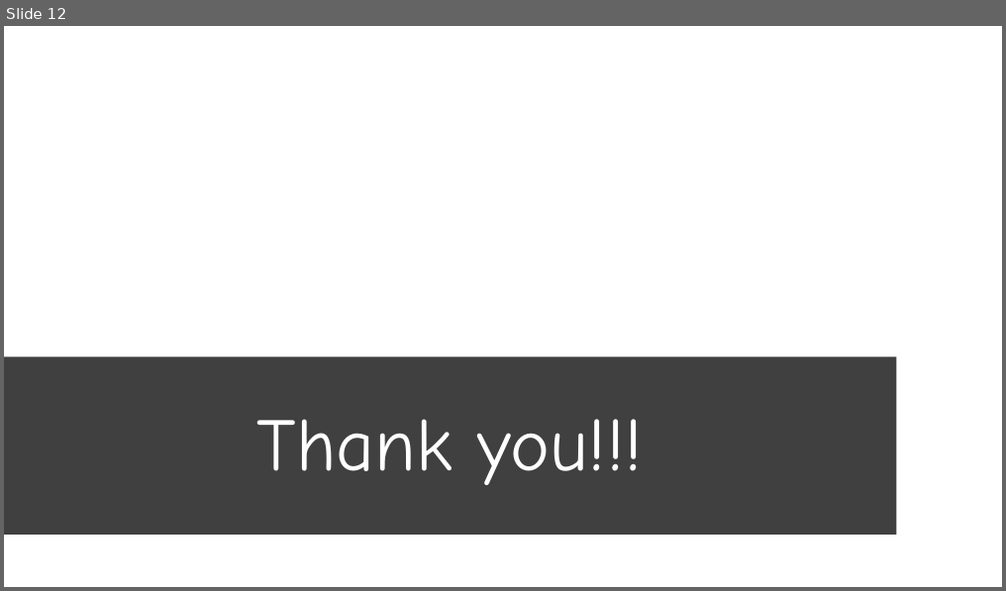
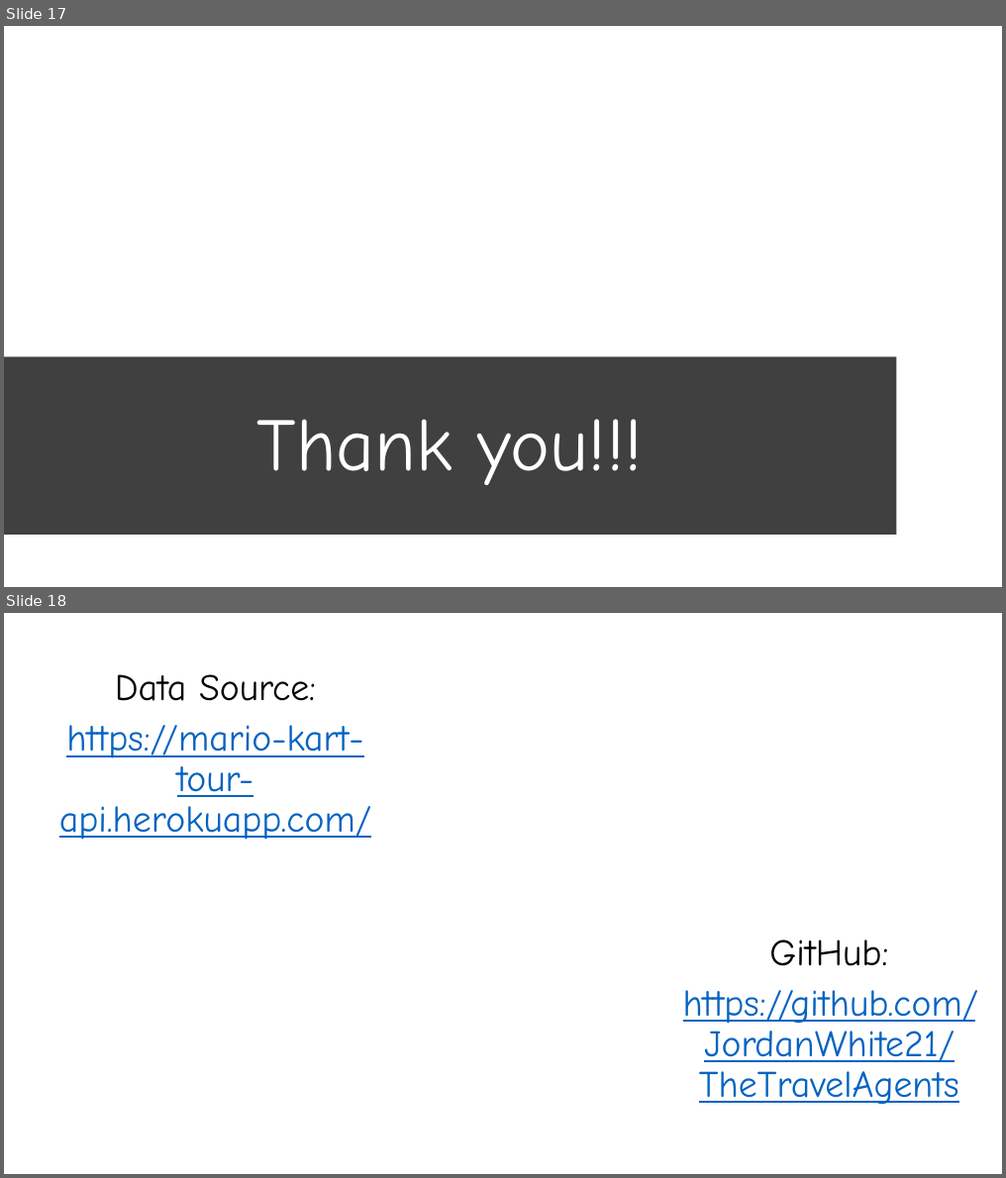
Before and after one commit to JordanWhite21/TheBluePowerShells, a slide deck: Final Project_MarioKart.pptx. Shown one above the other, each under a label of ours: slide 12 before the commit, slides 17 and 18 after it. The pictures are 1006x591 and 1006x1178 pixels, drawn with LibreOffice and Linux fonts; fonts in the diff are those of the drawing; background and template pictures are left out. Boxes give left, top, right and bottom in pixels: in the first picture for what was removed or moved away, otherwise in the second. Text is boxed around its words. In the diff, an @@ line names an element or a change of style, - is before the commit and + after.

Commit message:
added data model csv, updated ppt, and confusion matrix code

```diff
--- a/Final Project_MarioKart.pptx
+++ b/Final Project_MarioKart.pptx
@@ slide 18 added at box(4, 613, 1002, 1174), background picture (left out) @@
@@ text added at box(59, 674, 372, 840), 36 pt, text #0563C1, underline @@
+Data Source:
+https://mario-kart-tour-api.herokuapp.com/
@@ text added at box(683, 940, 979, 1104), 36 pt, text #0563C1, underline @@
+GitHub:
+https://github.com/JordanWhite21/TheTravelAgents
@@ what was slide 12 is now slide 17 @@
```
Also in this commit, not shown: 2 slides changed, 9 other slides added, 5 slides removed, 2 other files.
